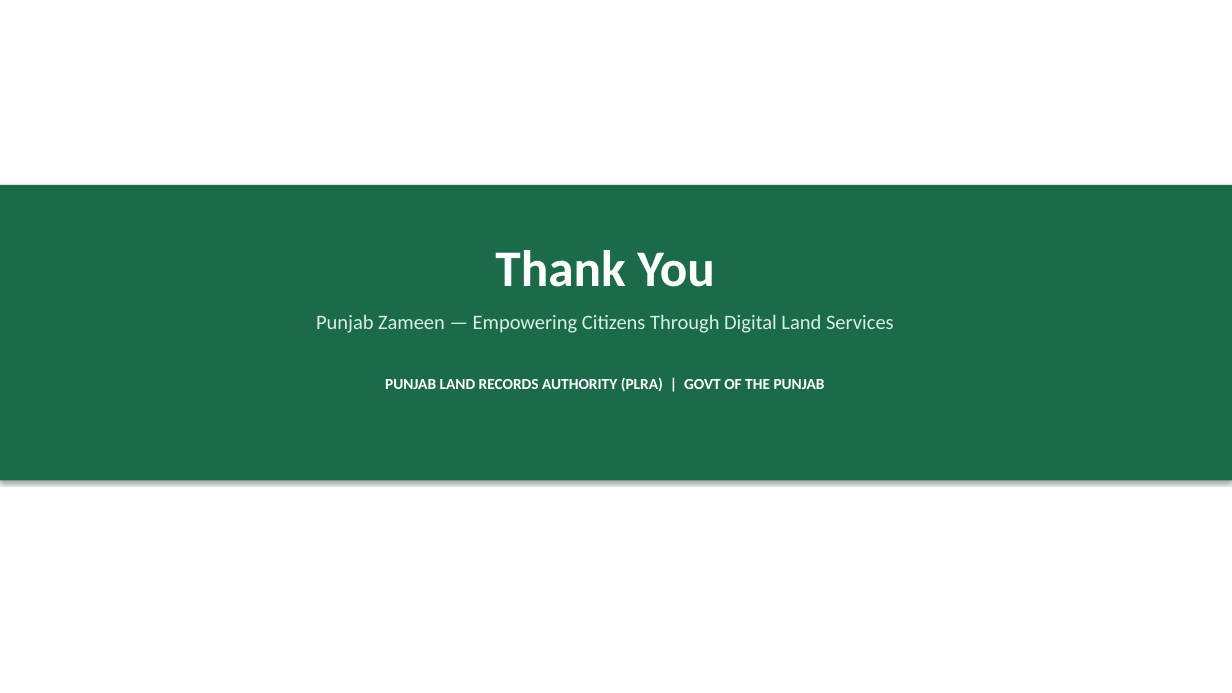
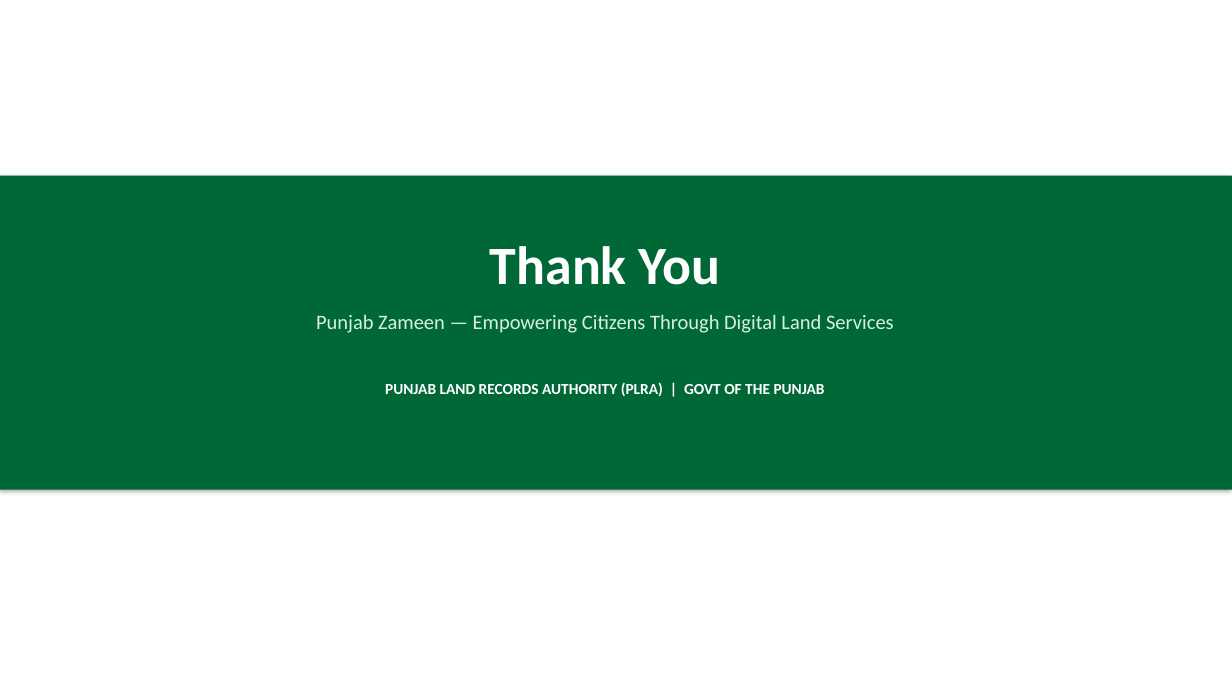
Before and after one commit to GulraizAhmed/GulraizAhmed, a slide deck: slide 24 of Punjab_Zameen_Application.pptx. Drawn at 1232x693 pixels with LibreOffice and Linux fonts; fonts in the diff are those of the drawing. Boxes give left, top, right and bottom in pixels: in the first picture for what was removed or moved away, otherwise in the second. Text is boxed around its words. In the diff, an @@ line names an element or a change of style, - is before the commit and + after.

```diff
--- a/Punjab_Zameen_Application.pptx
+++ b/Punjab_Zameen_Application.pptx
@@ rectangle resized from (x1=0, y1=185, x2=1232, y2=481) to (x1=0, y1=176, x2=1232, y2=490) @@
@@ rectangle at (x1=0, y1=176, x2=1232, y2=490): fill #1B6B4A to #006837 @@
@@ text "Thank You" at (x1=490, y1=246, x2=721, y2=285): size 40 to 42 pt; more space between paragraphs @@
@@ text "Punjab Zameen — Empowering Citizens ..." at (x1=316, y1=314, x2=894, y2=333): more space between paragraphs @@
@@ text "PUNJAB LAND RECORDS AUTHORITY (PLRA) ..." at (x1=385, y1=382, x2=825, y2=396): more space between paragraphs @@
```
Also in this commit, not shown: 16 other slides changed, 7 slides added, 7 slides removed, 2 other files.
